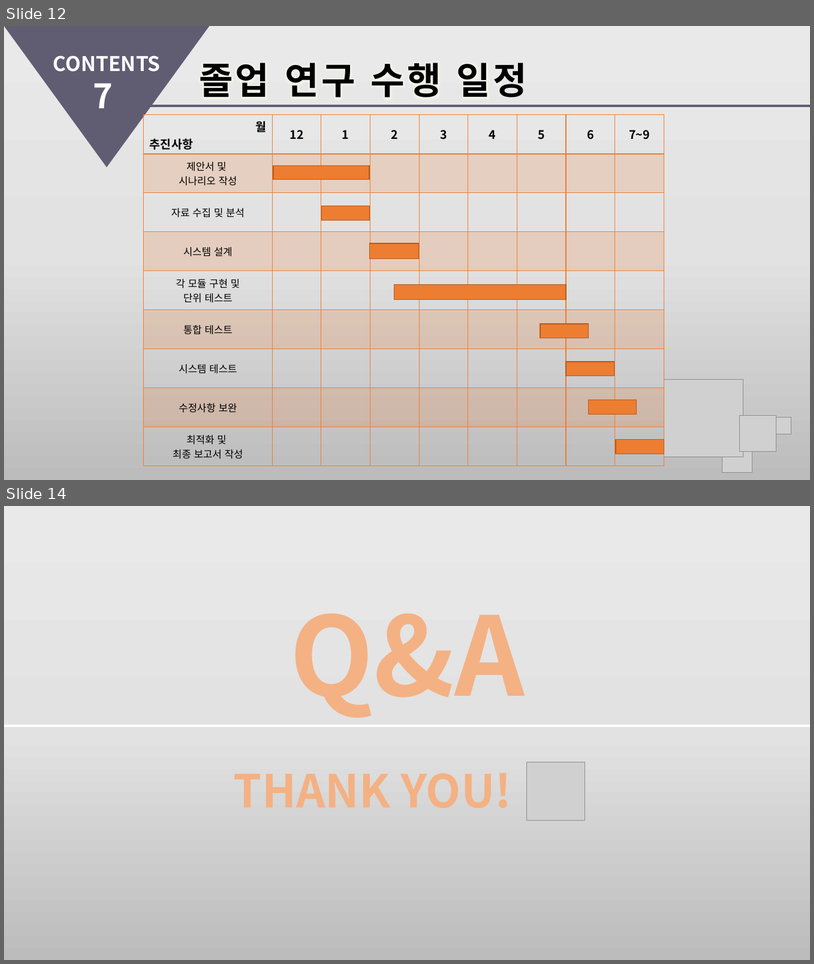
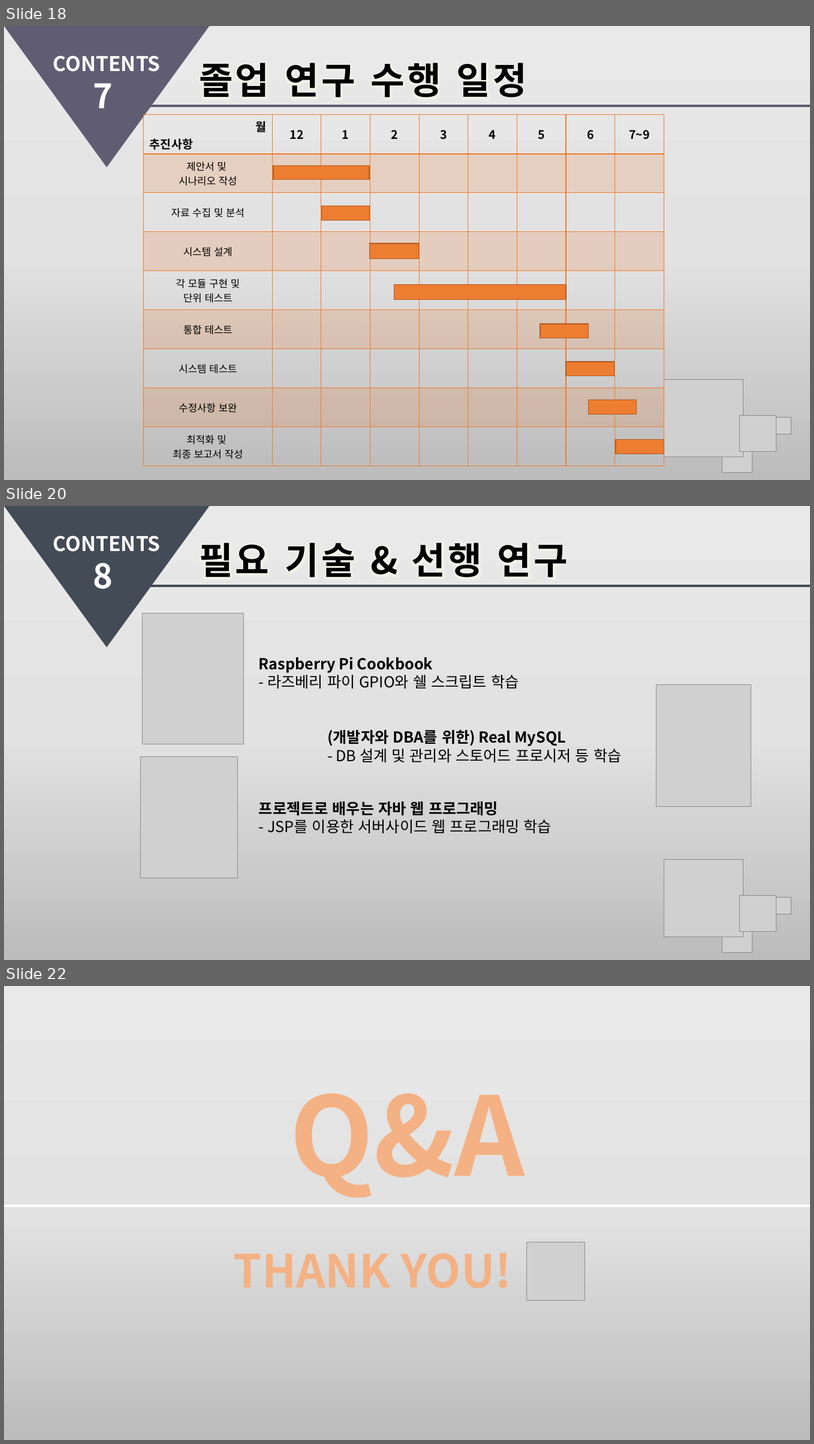
Before and after one commit to hrnoh/graduate_proj, a slide deck: 종합설계_제안서(2차).pptx. Shown one above the other, each under a label of ours: slides 12 and 14 before the commit, slides 18, 20 and 22 after it; the slides between them are not shown. The pictures are 814x964 and 814x1444 pixels, drawn with LibreOffice and Linux fonts; fonts in the diff are those of the drawing; grey boxes stand for pictures; background and template pictures are left out. Boxes give left, top, right and bottom in pixels: in the first picture for what was removed or moved away, otherwise in the second. Text is boxed around its words. In the diff, an @@ line names an element or a change of style, - is before the commit and + after.

```diff
--- a/종합설계_제안서(2차).pptx
+++ b/종합설계_제안서(2차).pptx
@@ slide 20 added at (4,506,810,960), background gradient #EBEAEA to #E4E3E3 to #BDBCBC @@
@@ triangle added at (4,506,210,647), fill #434B56 @@
@@ text added at (53,535,161,589), 24 pt, text #FFFFFF, bold @@
+CONTENTS
+8
@@ text added at (199,543,569,577), 44 pt, text #000000, bold @@
+필요 기술 & 선행 연구
@@ line added from (150, 586) to (810, 586), #434B56 3 pt @@
@@ picture added at (143,613,243,744) @@
@@ text added at (141,622,665,695), 16 pt, text #000000 @@
+  -
@@ text added at (259,657,519,688), 18 pt, text #000000, bold @@
+Raspberry Pi Cookbook
+- 라즈베리 파이 GPIO와 쉘 스크립트 학습
@@ picture added at (657,684,752,806) @@
@@ text added at (327,730,621,762), 18 pt, text #000000, bold @@
+(개발자와 DBA를 위한) Real MySQL
+- DB 설계 및 관리와 스토어드 프로시저 등 학습
@@ picture added at (141,756,238,878) @@
@@ text added at (259,801,552,833), 18 pt, text #000000 @@
+프로젝트로 배우는 자바 웹 프로그래밍
+- JSP를 이용한 서버사이드 웹 프로그래밍 학습
@@ group added at (665,859,792,952): 4 pictures @@
@@ what was slide 12 is now slide 18 @@
@@ what was slide 14 is now slide 22 @@
```
Also in this commit, not shown: 8 slides changed, 11 other slides added, 3 slides removed.
